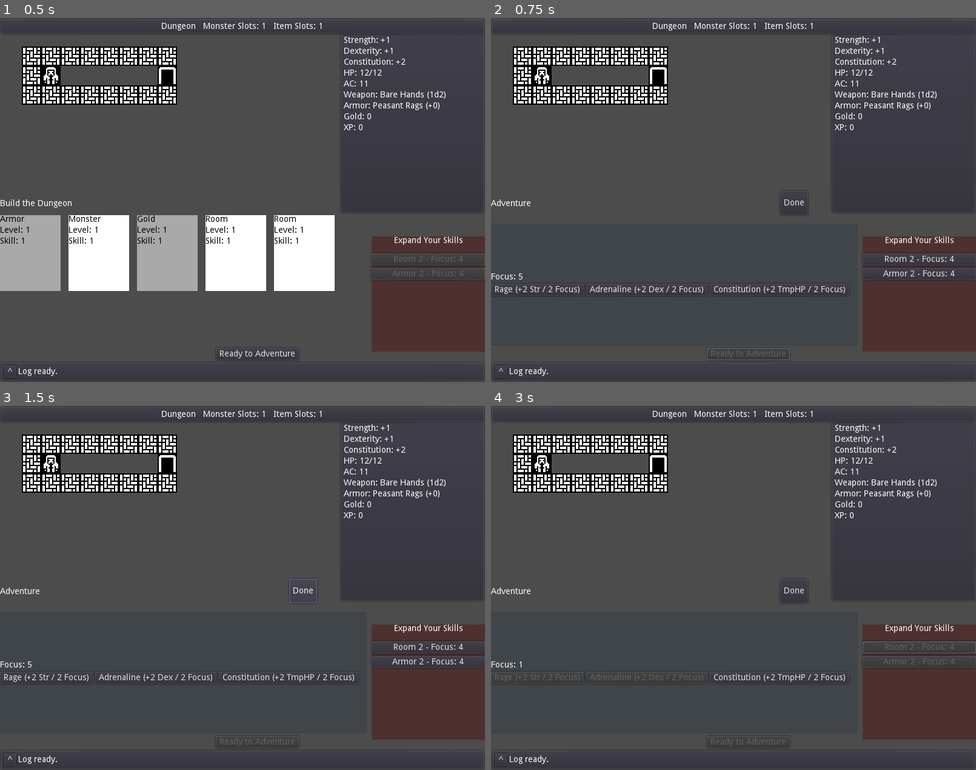
Above: before the commit, frames 1-4 (two rows, left to right).
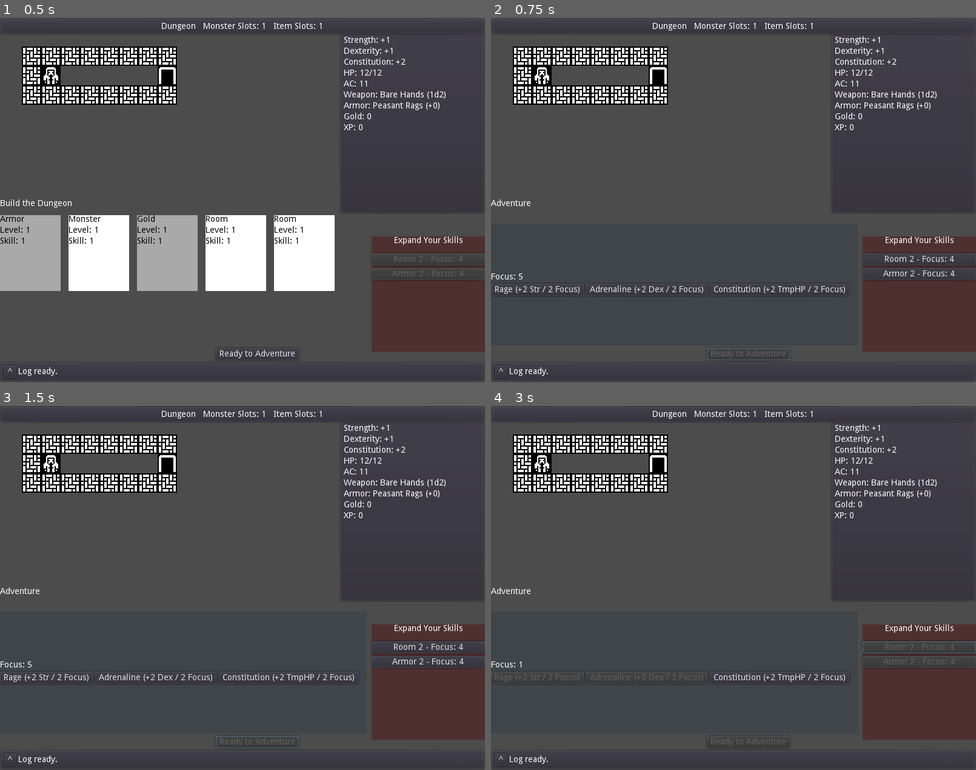
Above: after the commit, the same moments.

Repository: doctor-g/7DRL-2021
Game: Godot game, scene res://src/Game.tscn
Two runs of this game, one before a commit and one after it. Both use one fixed random seed, a clock stepped at 60 frames per second and the inputs below.
Inputs (mouse positions are in pixels of both pictures, inside the frame that each line leads up to):
- Up to frame 1 (0.5 s): no input
- Up to frame 2 (0.75 s): click "Ready to Adventure" at 0.5 s
- Up to frame 3 (1.5 s): click (300, 591) at 1.25 s, where only the run before the commit has a clickable "Done"
- Up to frame 4 (3 s): click (791, 591) at 2 s, where only the run before the commit has a clickable "Done"; click "Room 2 - Focus: 4" at 2.75 s

Frame 1 is identical in both runs. In frame 2, less than 0.1% of the frame differs, in the area x 60-65%, y 49-52%; in frame 3, 0.1%, in the area x 44-66%, y 47-94%; in frame 4, less than 0.1%.

Commit message:
Remove stale done button

Diff:
--- a/project/src/Game.gd
+++ b/project/src/Game.gd
@@ -129,10 +129,6 @@
 	return get_monsters().size() > 0
 
 
-func _on_PhasePanel_done_pressed():
-	_finish_action_phase()
-
-
 func _finish_action_phase()->void:
 	_set_focus(0)
 	_hero.reset_attribute_modifiers()
--- a/project/src/UI/PhasePanel.gd
+++ b/project/src/UI/PhasePanel.gd
@@ -1,7 +1,4 @@
 extends Control
-
-signal done_pressed
-
 
 func bind_to(game):
 	game.connect("phase_changed", self, "_on_phase_changed")
@@ -9,9 +6,4 @@
 
 
 func _on_phase_changed(phase) -> void:
-	$AdventureBox.visible = phase == Game.ADVENTURE_PHASE
 	$PhaseLabel.text = "Build the Dungeon" if phase == Game.BUILD_PHASE else "Adventure"
-
-
-func _on_DoneButton_pressed():
-	emit_signal("done_pressed")
--- a/project/src/UI/PhasePanel.tscn
+++ b/project/src/UI/PhasePanel.tscn
@@ -16,21 +16,3 @@
 margin_right = 119.0
 margin_bottom = 28.2544
 text = "Build the Dungeon"
-
-[node name="AdventureBox" type="HBoxContainer" parent="."]
-anchor_left = 1.0
-anchor_right = 1.0
-margin_left = -83.0
-margin_bottom = 40.0
-__meta__ = {
-"_edit_use_anchors_": false
-}
-
-[node name="DoneButton" type="Button" parent="AdventureBox"]
-margin_right = 46.0
-margin_bottom = 40.0
-text = "Done"
-__meta__ = {
-"_edit_use_anchors_": false
-}
-[connection signal="pressed" from="AdventureBox/DoneButton" to="." method="_on_DoneButton_pressed"]
